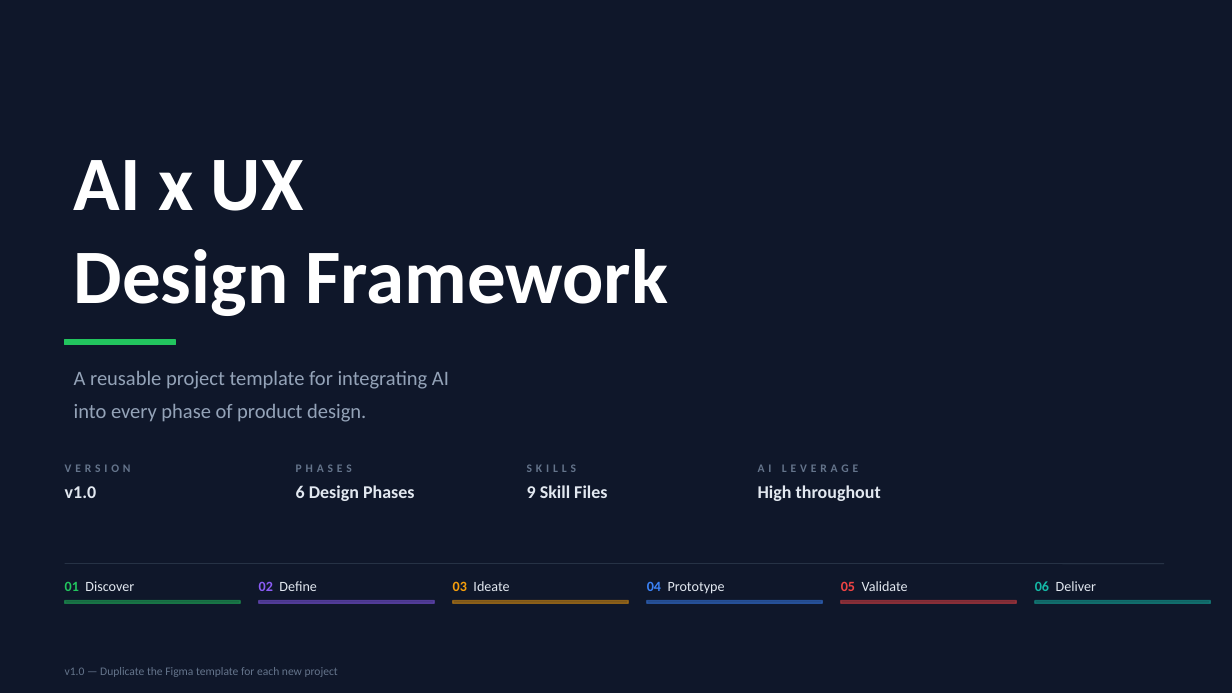
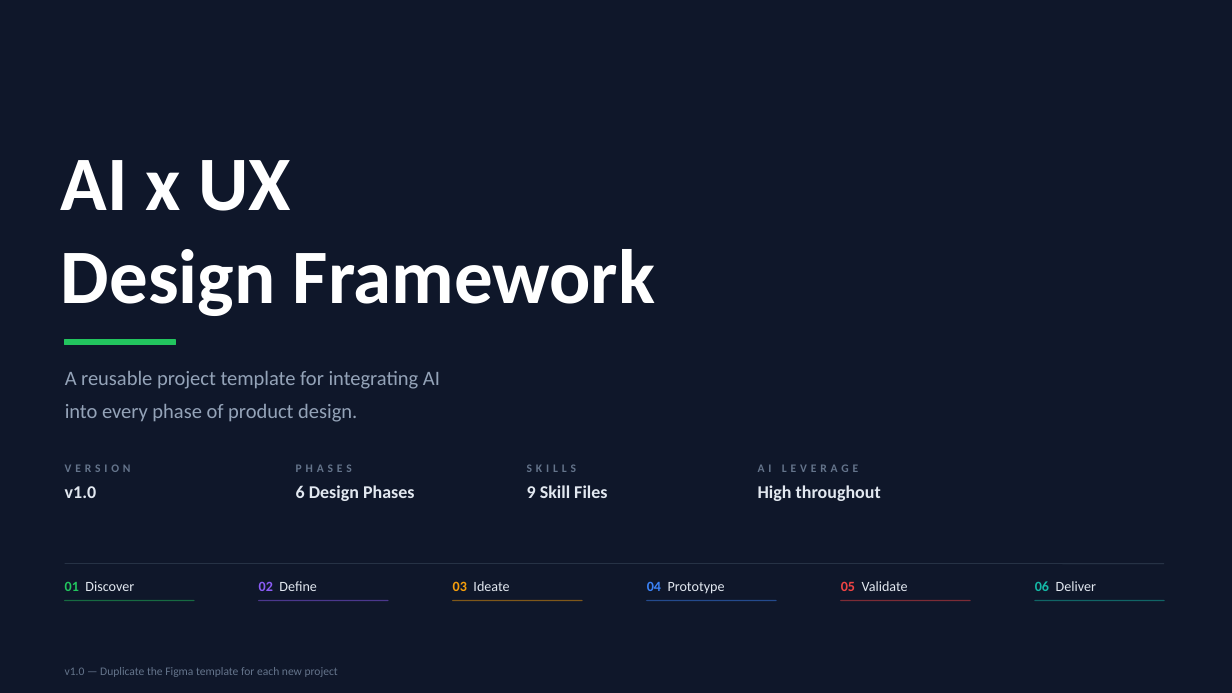
Before and after one commit to quinrobinson/agentic-product-design-framework, a slide deck: slide 1 of artifacts/onboarding-deck.pptx. Drawn at 1232x693 pixels with LibreOffice and Linux fonts; fonts in the diff are those of the drawing. Boxes give left, top, right and bottom in pixels: in the first picture for what was removed or moved away, otherwise in the second. Text is boxed around its words. In the diff, an @@ line names an element or a change of style, - is before the commit and + after.

Commit message:
Finalize onboarding deck — 20 slides, all footers corrected
- Slides 07-08: Skill Chaining slides placed and styled locally
- All footers updated to X / 20 across all slides
- Slide 1 and 20 retain no footer (by design)
- This file is now the canonical source of truth

```diff
--- a/artifacts/onboarding-deck.pptx
+++ b/artifacts/onboarding-deck.pptx
@@ text "AI x UX": place and size @@
-text "AI x UX" at (74, 160, 668, 316)
+text "AI x UX" at (61, 160, 655, 316)
@@ text "A reusable project template for ...": place and size @@
-text "A reusable project template for ..." at (74, 371, 449, 422)
+text "A reusable project template for ..." at (65, 371, 440, 422)
@@ rectangle: place and size @@
-rectangle at (65, 601, 240, 604)
+rectangle at (65, 601, 194, 601)
@@ rectangle: place and size @@
-rectangle at (259, 601, 434, 604)
+rectangle at (259, 601, 388, 601)
@@ rectangle: place and size @@
-rectangle at (453, 601, 628, 604)
+rectangle at (453, 601, 582, 601)
@@ rectangle: place and size @@
-rectangle at (647, 601, 823, 604)
+rectangle at (647, 601, 776, 601)
@@ rectangle: place and size @@
-rectangle at (841, 601, 1017, 604)
+rectangle at (841, 601, 970, 601)
@@ rectangle: place and size @@
-rectangle at (1035, 601, 1211, 604)
+rectangle at (1035, 601, 1165, 601)
```
Also in this commit, not shown: 19 other slides changed.
